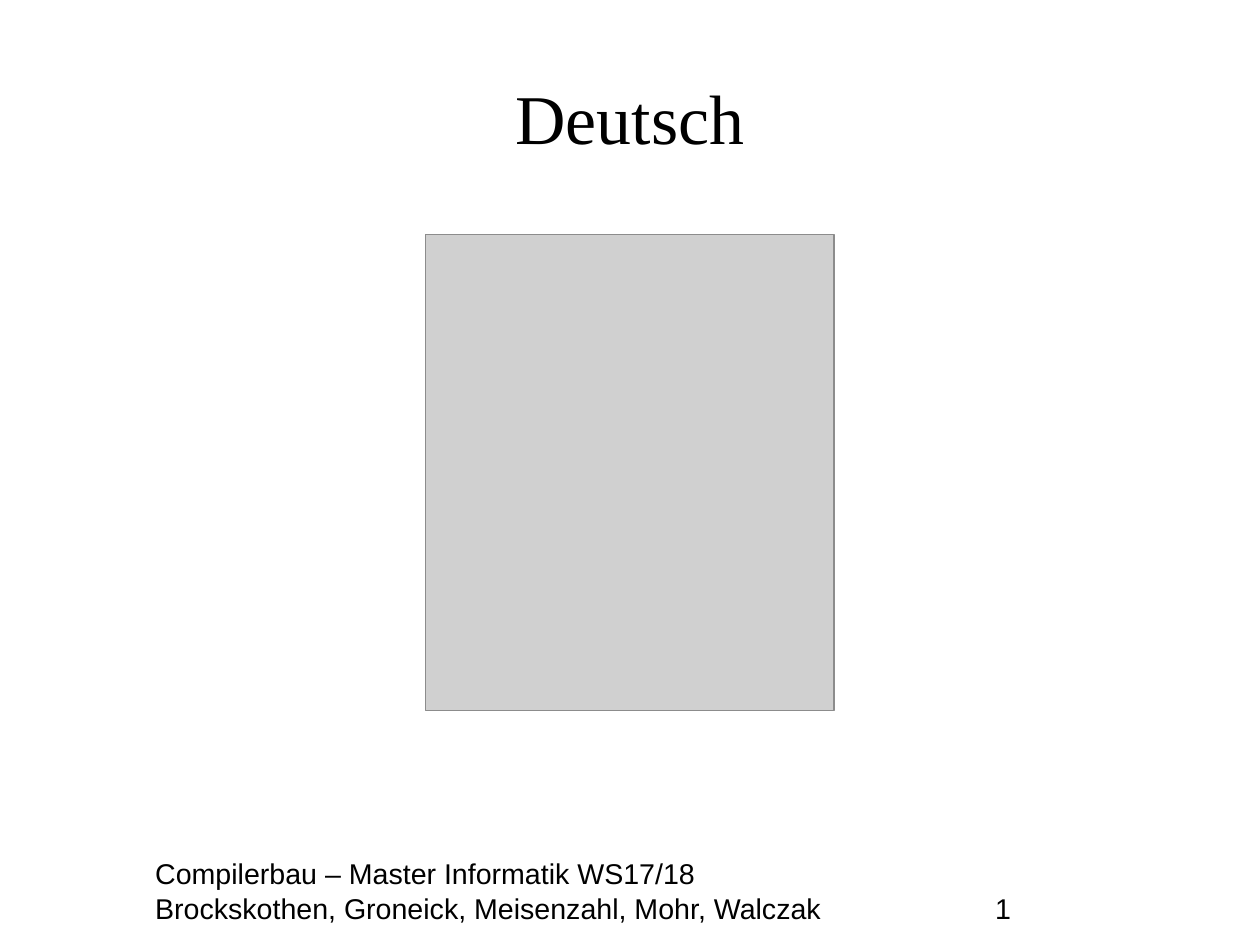
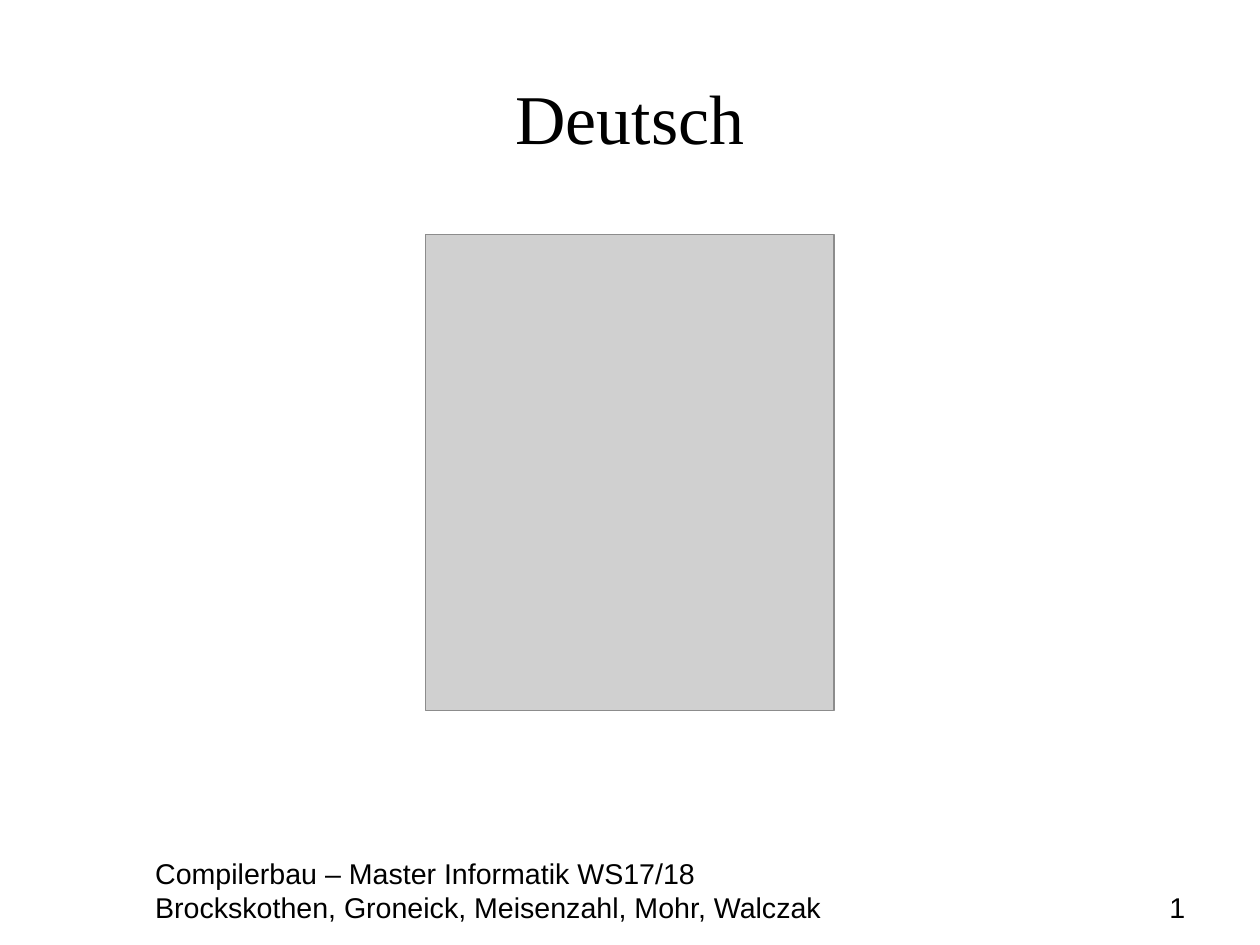
Before and after one commit to MasterInformatikHsBochum/Eine-deutsche-Praesentation, a slide deck: slide 1 of Präsentation.odp. Drawn at 1260x945 pixels with LibreOffice and Linux fonts; fonts in the diff are those of the drawing; grey boxes stand for pictures; background and template pictures are left out. Boxes give left, top, right and bottom in pixels: in the first picture for what was removed or moved away, otherwise in the second. Text is boxed around its words. In the diff, an @@ line names an element or a change of style, - is before the commit and + after.

```diff
--- a/Präsentation.odp
+++ b/Präsentation.odp
@@ text rewrapped from bbox=[155, 863, 1011, 923] to bbox=[155, 863, 1185, 922] @@
```
Also in this commit, not shown: 5 other slides changed, 3 slides added, 1 slide removed, 1 other file.
